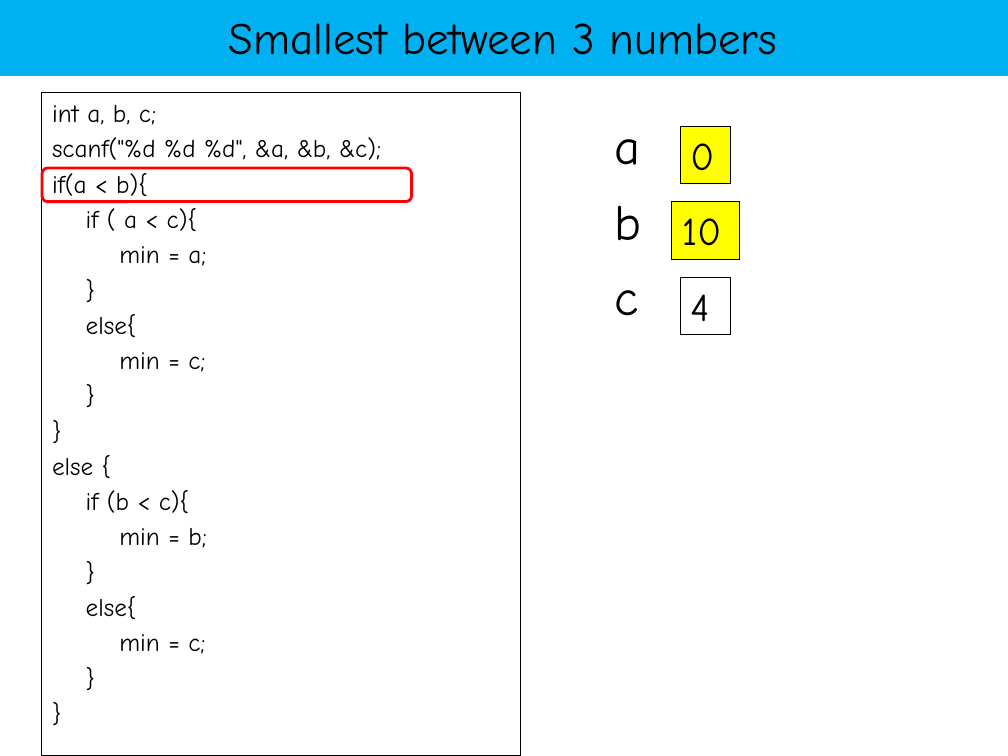
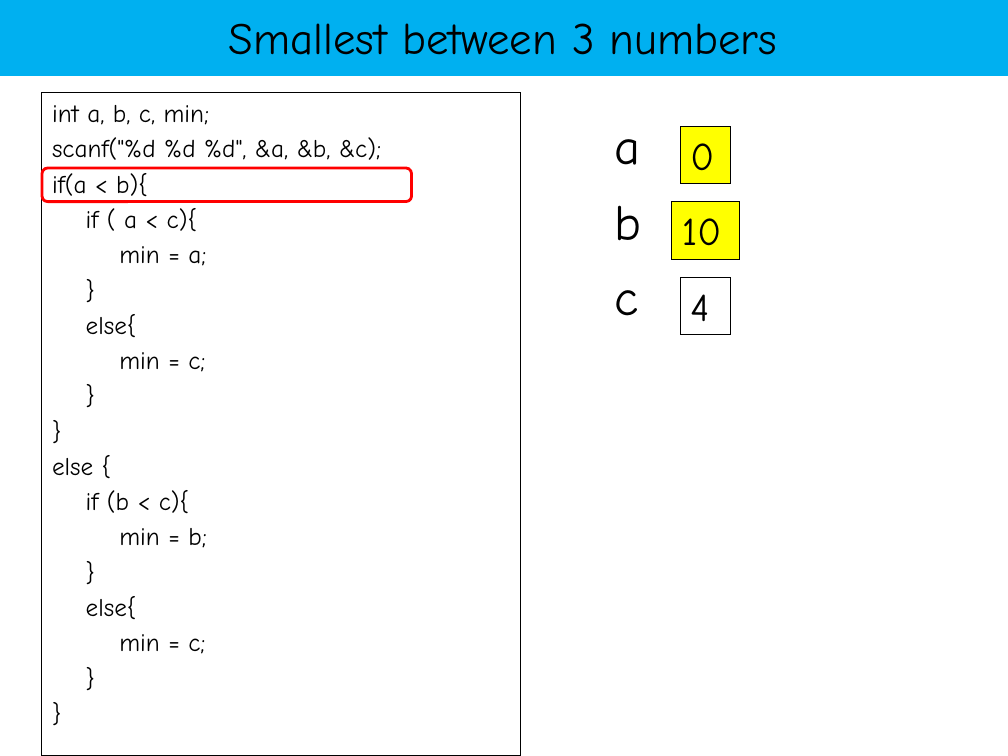
Before and after one commit to YeasirRayhanPrince/yeasirrayhanprince.github.io, a slide deck: slide 52 of cse103/slides/conditions.pptx. Drawn at 1008x756 pixels with LibreOffice and Linux fonts; fonts in the diff are those of the drawing. Boxes give left, top, right and bottom in pixels: in the first picture for what was removed or moved away, otherwise in the second. Text is boxed around its words. In the diff, an @@ line names an element or a change of style, - is before the commit and + after.

```diff
--- a/cse103/slides/conditions.pptx
+++ b/cse103/slides/conditions.pptx
@@ text at <box>52,105,210,125</box>: text changed @@
-int a, b, c;
+int a, b, c, min;
```
Also in this commit, not shown: 11 other slides changed, 5 other files.
